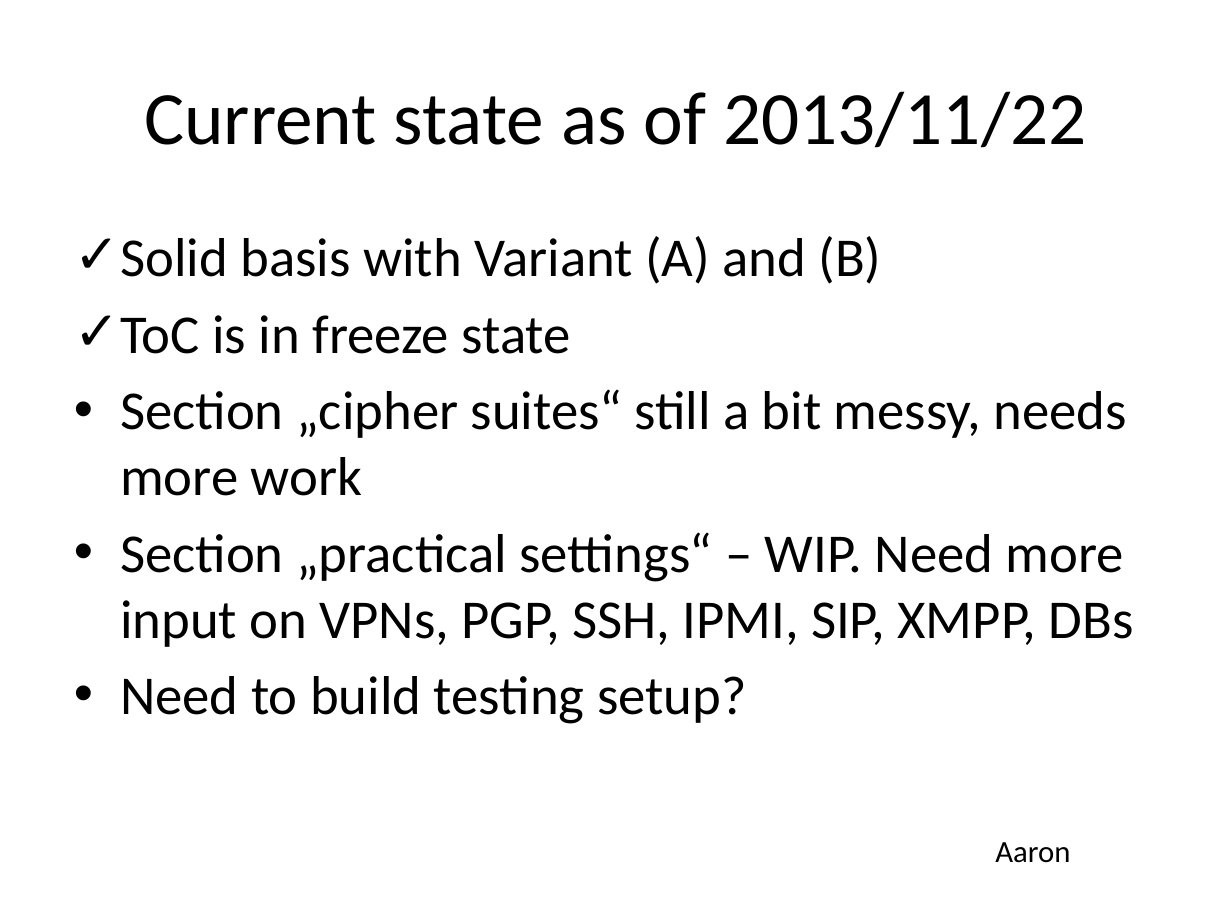
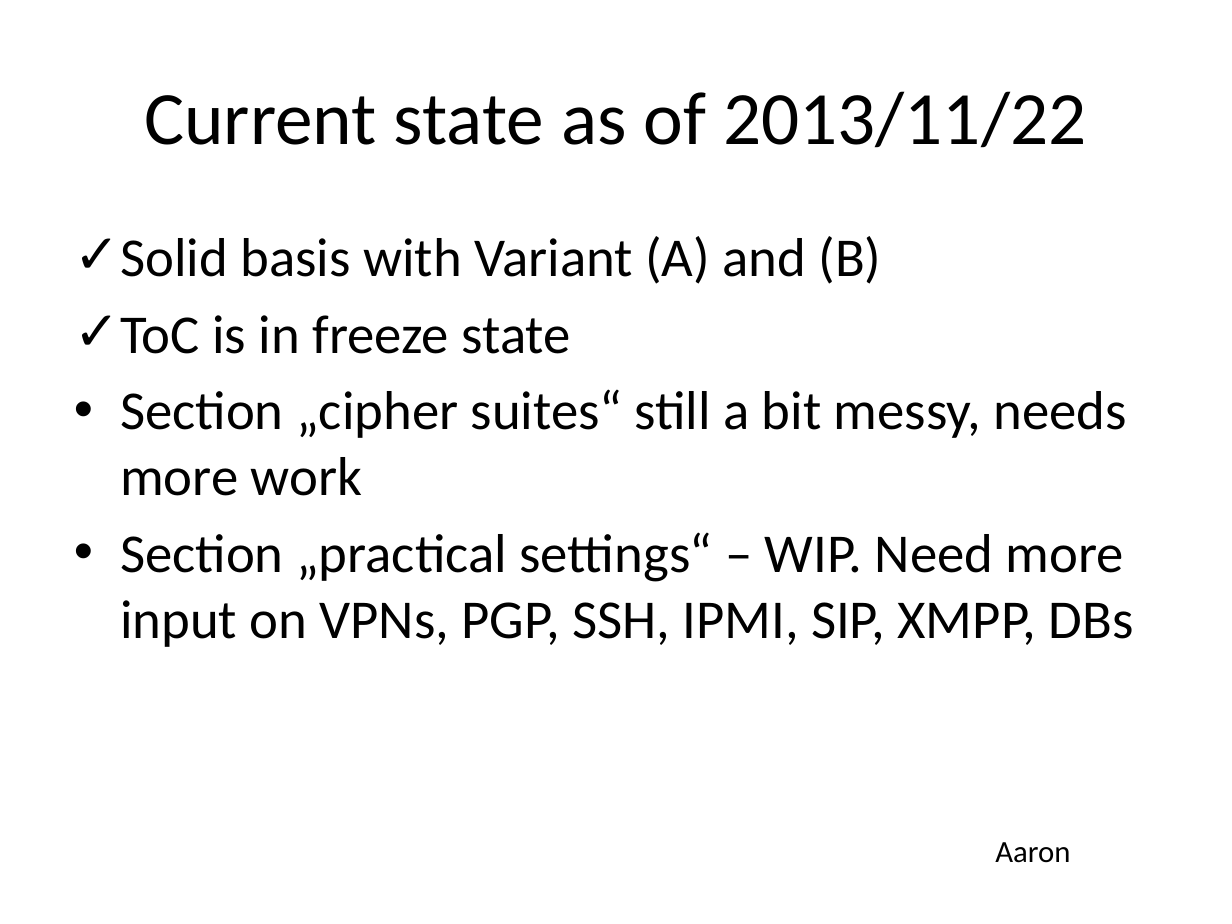
Before and after one commit to BetterCrypto/Applied-Crypto-Hardening, a slide deck: slide 39 of presentations/20131122-Deepsec-ACH project.pptx (slide 40 before the commit). Drawn at 1232x924 pixels with LibreOffice and Linux fonts; fonts in the diff are those of the drawing. Boxes give left, top, right and bottom in pixels: in the first picture for what was removed or moved away, otherwise in the second. Text is boxed around its words. In the diff, an @@ line names an element or a change of style, - is before the commit and + after.

```diff
--- a/presentations/20131122-Deepsec-ACH project.pptx
+++ b/presentations/20131122-Deepsec-ACH project.pptx
@@ text at [120, 676, 747, 724]: paragraph removed @@
-• Need to build testing setup?
```
Also in this commit, not shown: 9 other slides changed, 1 slide removed.
